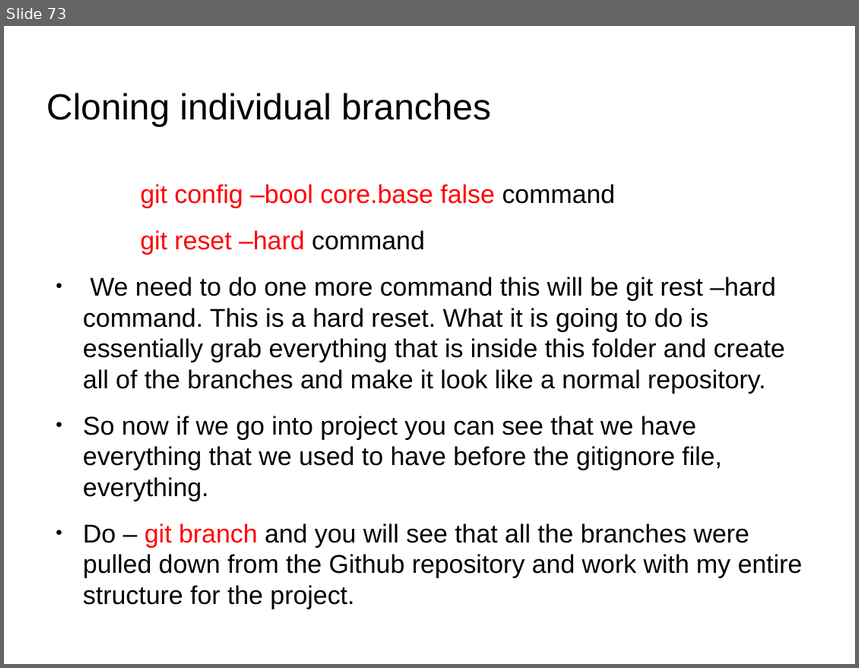
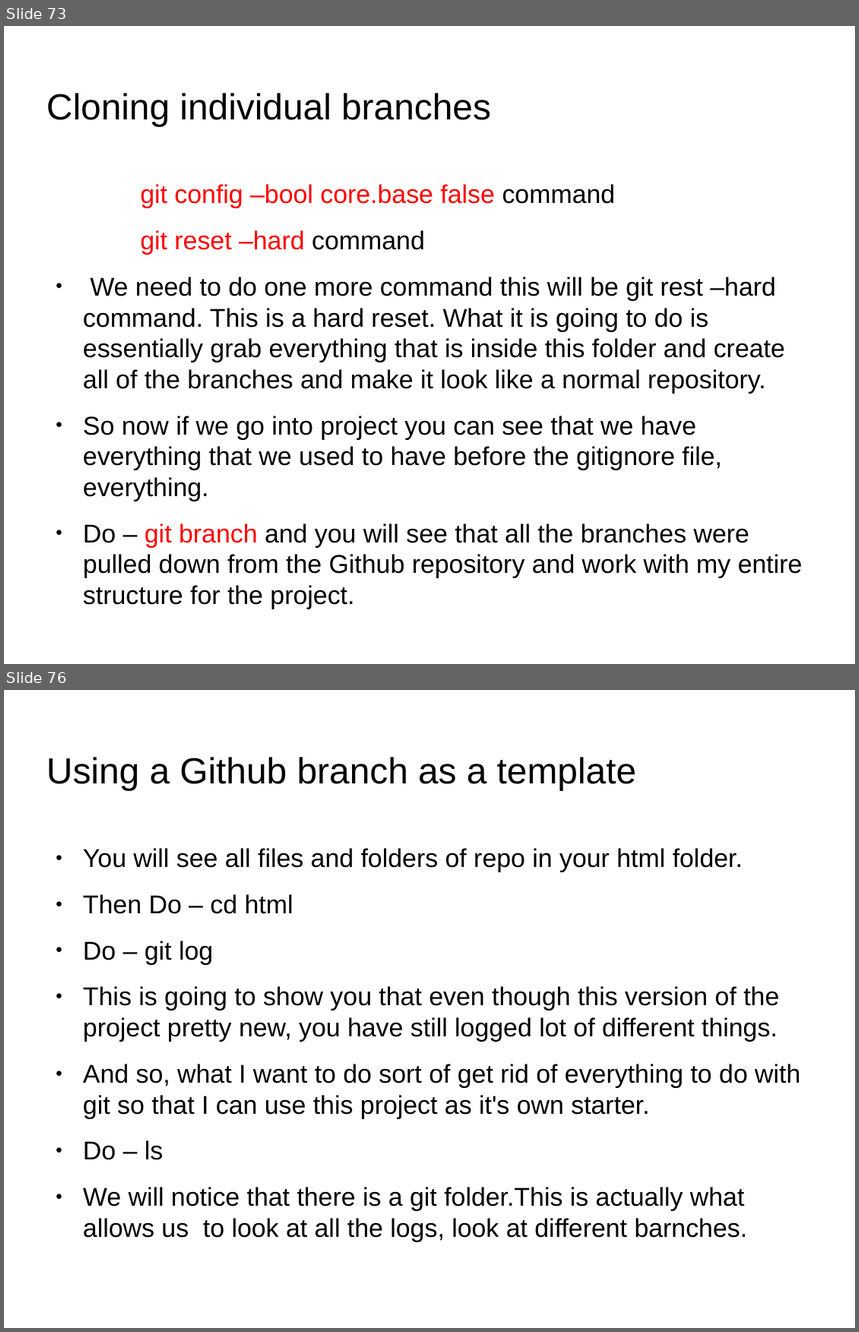
Before and after one commit to anumsh/Learning-Git-and-Github, a slide deck: git_and_GitHub.odp. Shown one above the other, each under a label of ours: slide 73 before the commit, slides 73 and 76 after it; the slides between them are not shown. The pictures are 859x668 and 859x1332 pixels, drawn with LibreOffice and Linux fonts; fonts in the diff are those of the drawing; background and template pictures are left out. Boxes give left, top, right and bottom in pixels: in the first picture for what was removed or moved away, otherwise in the second. Text is boxed around its words. In the diff, an @@ line names an element or a change of style, - is before the commit and + after.

Commit message:
feat: Using github branch as a template

```diff
--- a/git_and_GitHub.odp
+++ b/git_and_GitHub.odp
@@ slide 76 added at box(4, 690, 855, 1328), background picture (left out) @@
@@ title added at box(47, 757, 636, 790), 33.9 pt, text #000000 @@
+Using a Github branch as a template
@@ text added at box(83, 848, 800, 1243), 24.1 pt, text #000000 @@
+● You will see all files and folders of repo in your html folder.
+● Then Do – cd html
+● Do – git log
+● This is going to show you that even though this version of the project pretty new, you have still logged lot of different things.
+● And so, what I want to do sort of get rid of everything to do with git so that I can use this project as it's own starter.
+● Do – ls
+● We will notice that there is a git folder.This is actually what allows us to look at all the logs, look at different barnches.
```
Also in this commit, not shown: 2 slides changed, 5 other slides added.
